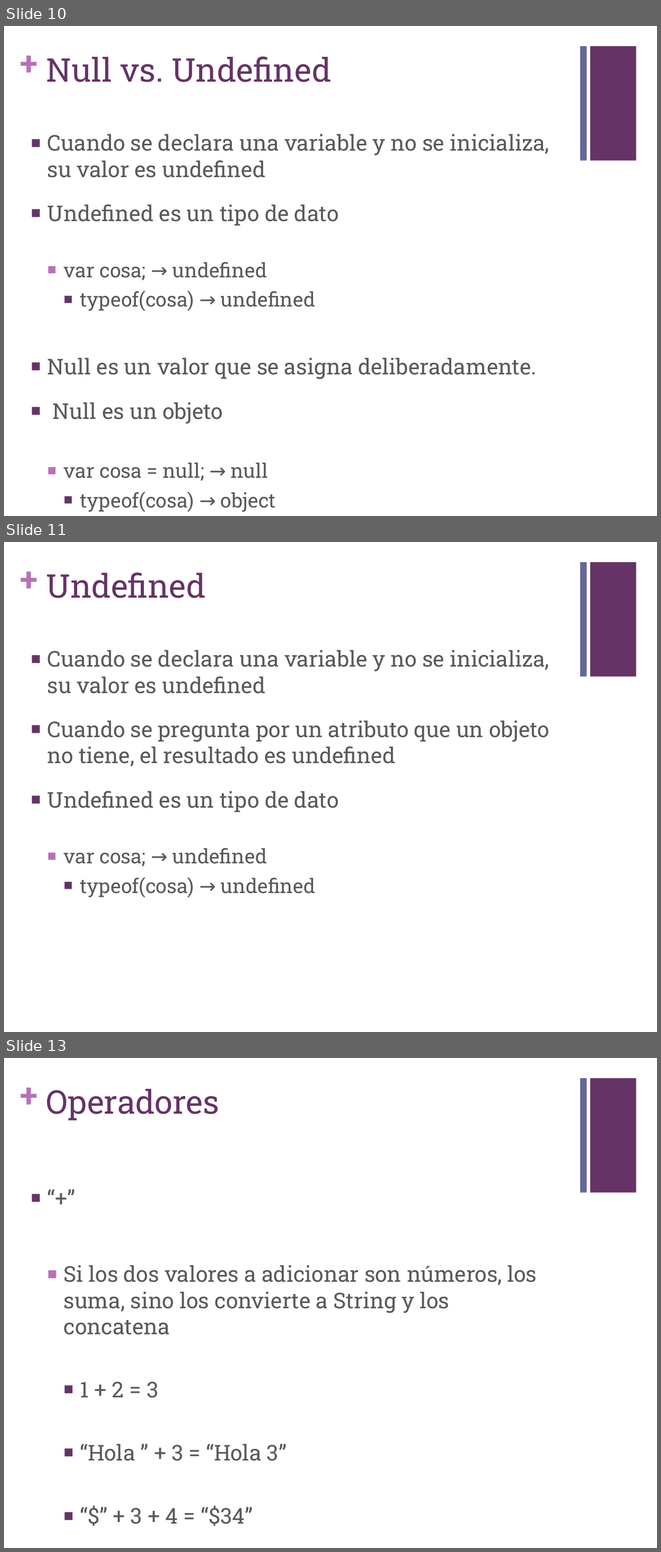
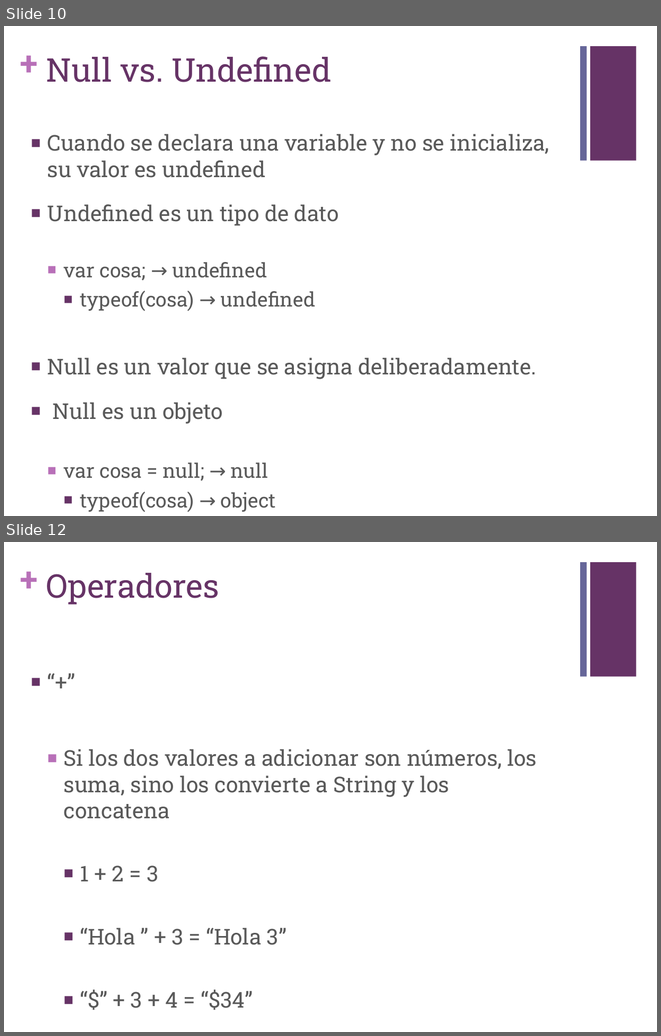
Before and after one commit to v1ct0rv/TallerJavascript, a slide deck: 02-Introduccion-Javascript/Javascript101.pptx. Shown one above the other, each under a label of ours: slides 10, 11 and 13 before the commit, slides 10 and 12 after it; the slides between them are not shown. The pictures are 661x1552 and 661x1036 pixels, drawn with LibreOffice and Linux fonts; fonts in the diff are those of the drawing. Boxes give left, top, right and bottom in pixels: in the first picture for what was removed or moved away, otherwise in the second. Text is boxed around its words. In the diff, an @@ line names an element or a change of style, - is before the commit and + after.

```diff
--- a/02-Introduccion-Javascript/Javascript101.pptx
+++ b/02-Introduccion-Javascript/Javascript101.pptx
@@ slide 11 removed at <box>4,542,657,1032</box>, background #FFFFFF; not listed: 3 template elements that a slide beside it also shows @@
@@ title removed at <box>46,572,205,598</box> @@
-Undefined
@@ text removed at <box>47,650,549,897</box> @@
-■ Cuando se declara una variable y no se inicializa, su valor es undefined
-■ Cuando se pregunta por un atributo que un objeto no tiene, el resultado es undefined
-■ Undefined es un tipo de dato
-  ■ var cosa; → undefined
-    ■ typeof(cosa) → undefined
@@ what was slide 13 is now slide 12 @@
```
Also in this commit, not shown: 1 slide changed, 1 other file.
